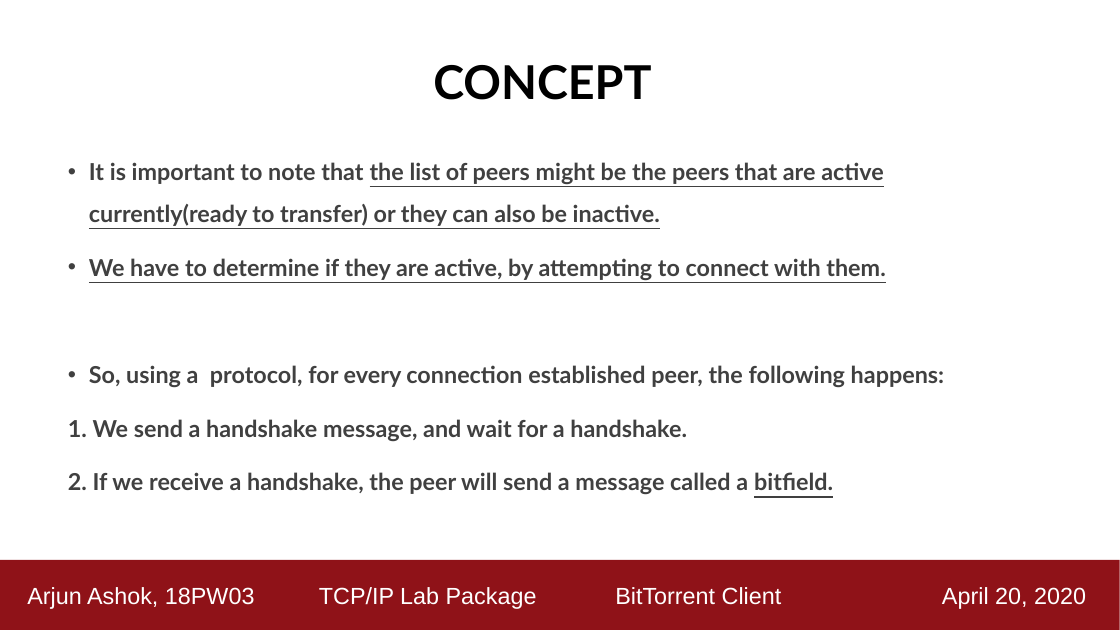
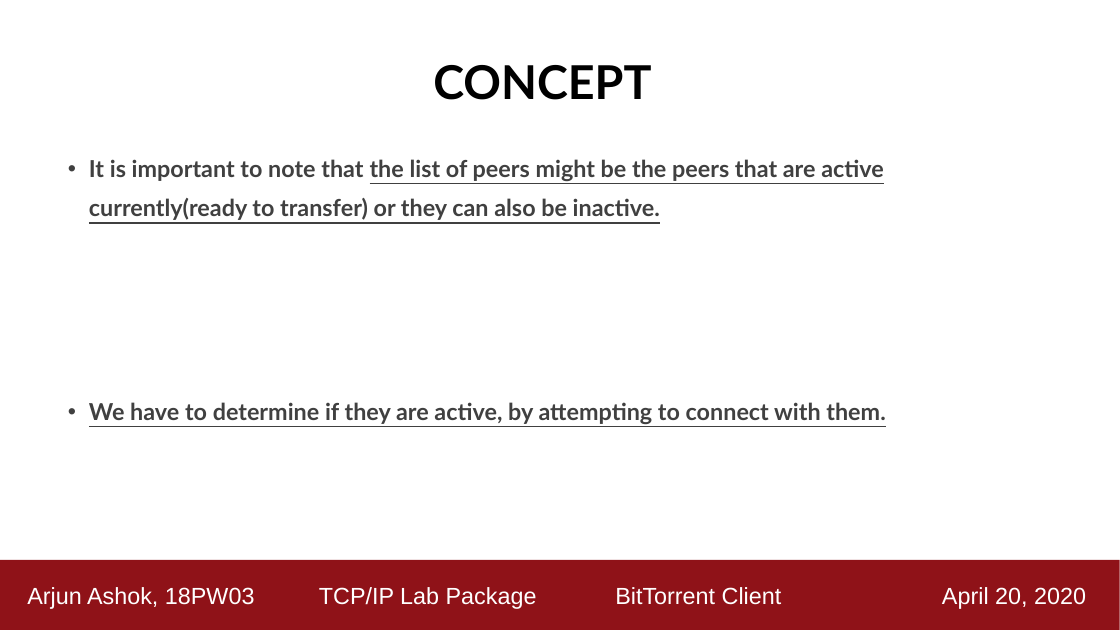
Before and after one commit to ashok-arjun/Torrenter, a slide deck: slide 11 of Demo_Presentation.pptx. Drawn at 1120x630 pixels with LibreOffice and Linux fonts; fonts in the diff are those of the drawing. Boxes give left, top, right and bottom in pixels: in the first picture for what was removed or moved away, otherwise in the second. Text is boxed around its words. In the diff, an @@ line names an element or a change of style, - is before the commit and + after.

```diff
--- a/Demo_Presentation.pptx
+++ b/Demo_Presentation.pptx
@@ text "It is important to note ..." at <box>89,159,885,424</box>: line spacing 1.5 to 1.4 @@
@@ text at <box>68,365,945,494</box>: paragraphs removed @@
-• So, using a protocol, for every connection established peer, the following happens:
-1. We send a handshake message, and wait for a handshake.
-2. If we receive a handshake, the peer will send a message called a bitfield.
```
Also in this commit, not shown: 9 other slides changed, 9 slides added, 39 other files.
